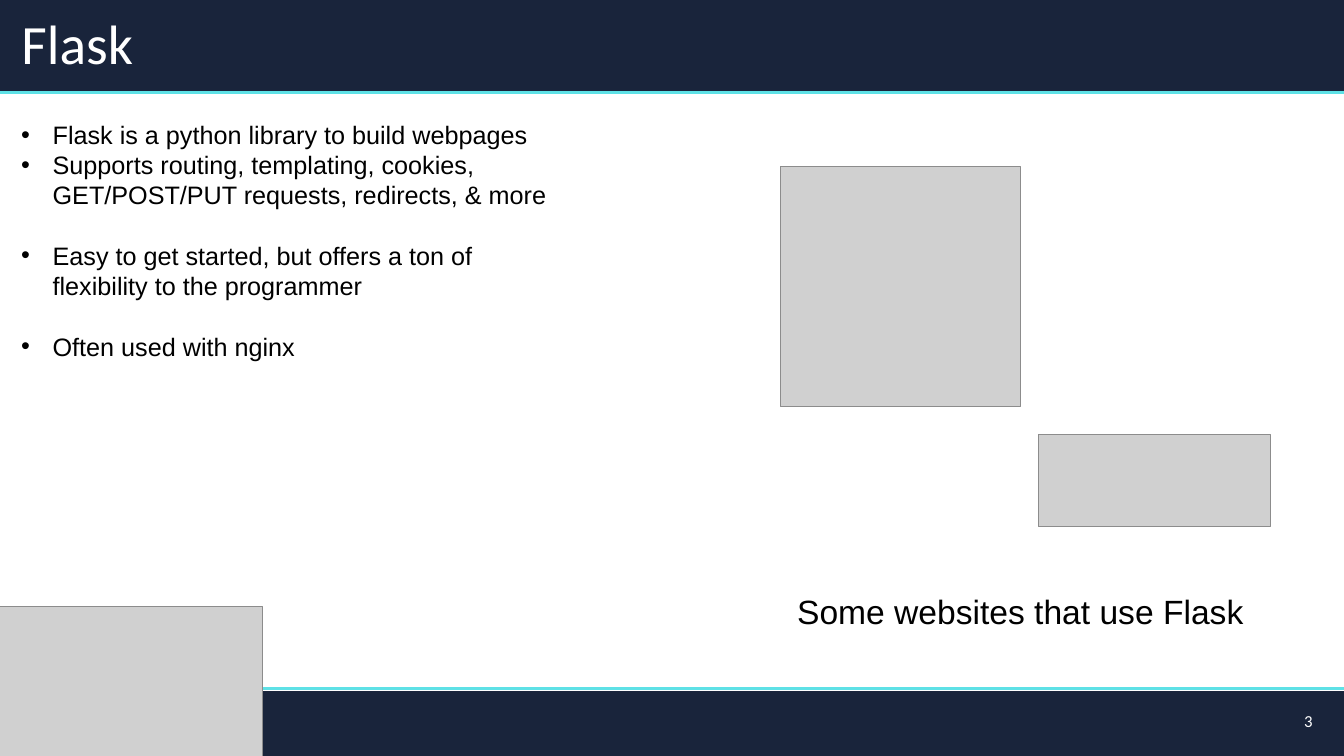
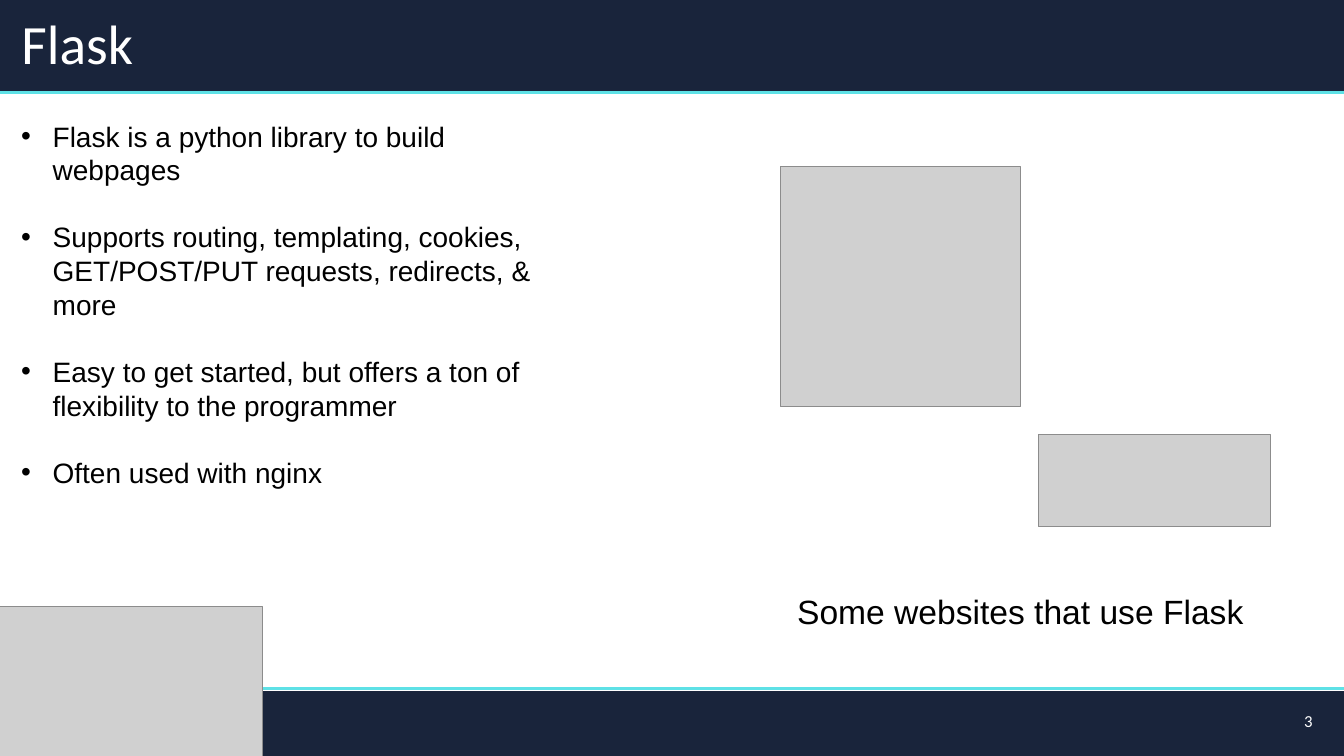
Before and after one commit to FinTechIU/pySupp, a slide deck: slide 3 of FA24/WK7/CodingSessionSeven.pptx. Drawn at 1344x756 pixels with LibreOffice and Linux fonts; fonts in the diff are those of the drawing; grey boxes stand for pictures. Boxes give left, top, right and bottom in pixels: in the first picture for what was removed or moved away, otherwise in the second. Text is boxed around its words. In the diff, an @@ line names an element or a change of style, - is before the commit and + after.

Commit message:
ppt

```diff
--- a/FA24/WK7/CodingSessionSeven.pptx
+++ b/FA24/WK7/CodingSessionSeven.pptx
@@ text "Flask is a python library ..." at bbox=[53, 126, 522, 488]: size 18 to 20 pt @@
```
Also in this commit, not shown: 1 other slide changed, 1 slide added, 1 other file.
